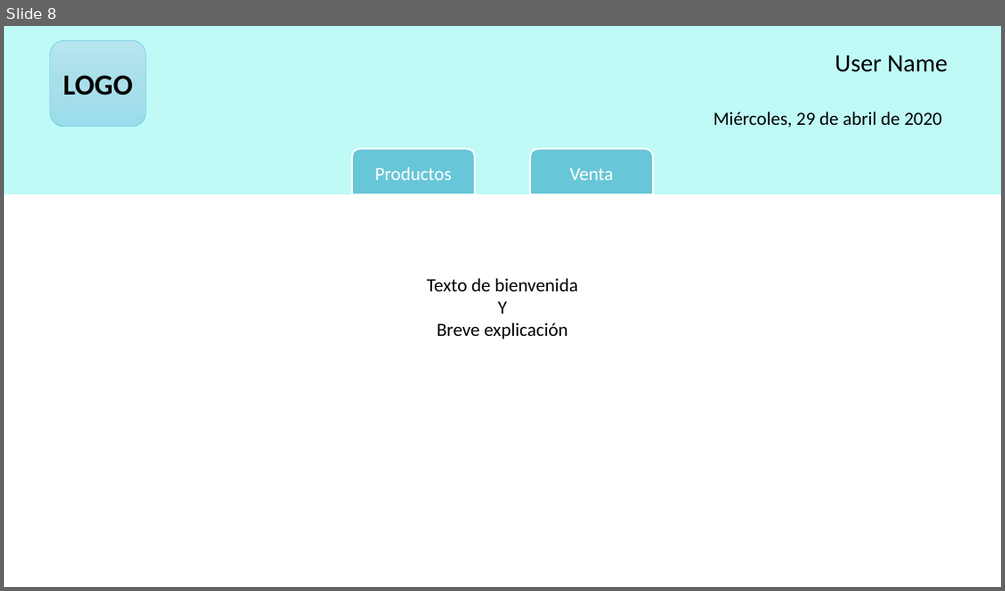
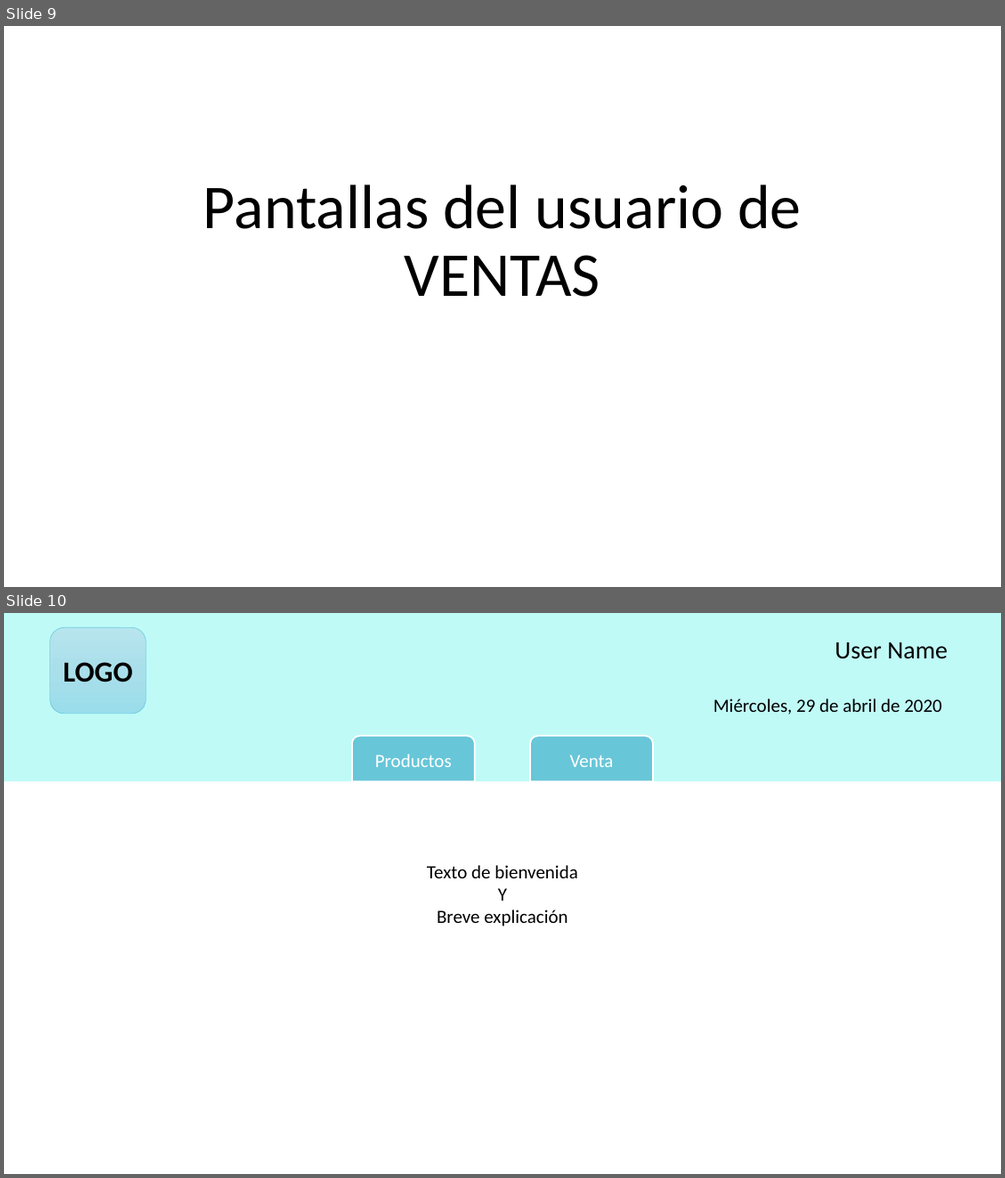
Before and after one commit to Sergio-DC/LabAplicacionesWebParciales, a slide deck: design_files/DiseñoSistema.pptx. Shown one above the other, each under a label of ours: slide 8 before the commit, slides 9 and 10 after it. The pictures are 1005x591 and 1005x1178 pixels, drawn with LibreOffice and Linux fonts; fonts in the diff are those of the drawing; background and template pictures are left out. Boxes give left, top, right and bottom in pixels: in the first picture for what was removed or moved away, otherwise in the second. Text is boxed around its words. In the diff, an @@ line names an element or a change of style, - is before the commit and + after.

```diff
--- a/design_files/DiseñoSistema.pptx
+++ b/design_files/DiseñoSistema.pptx
@@ slide 9 added at (4, 26, 1001, 587), background #FFFFFF @@
@@ title added at (203, 184, 801, 297), 60 pt, text #000000 @@
+Pantallas del usuario de VENTAS
@@ what was slide 8 is now slide 10 @@
```
Also in this commit, not shown: 3 other slides added, 1 other file.
